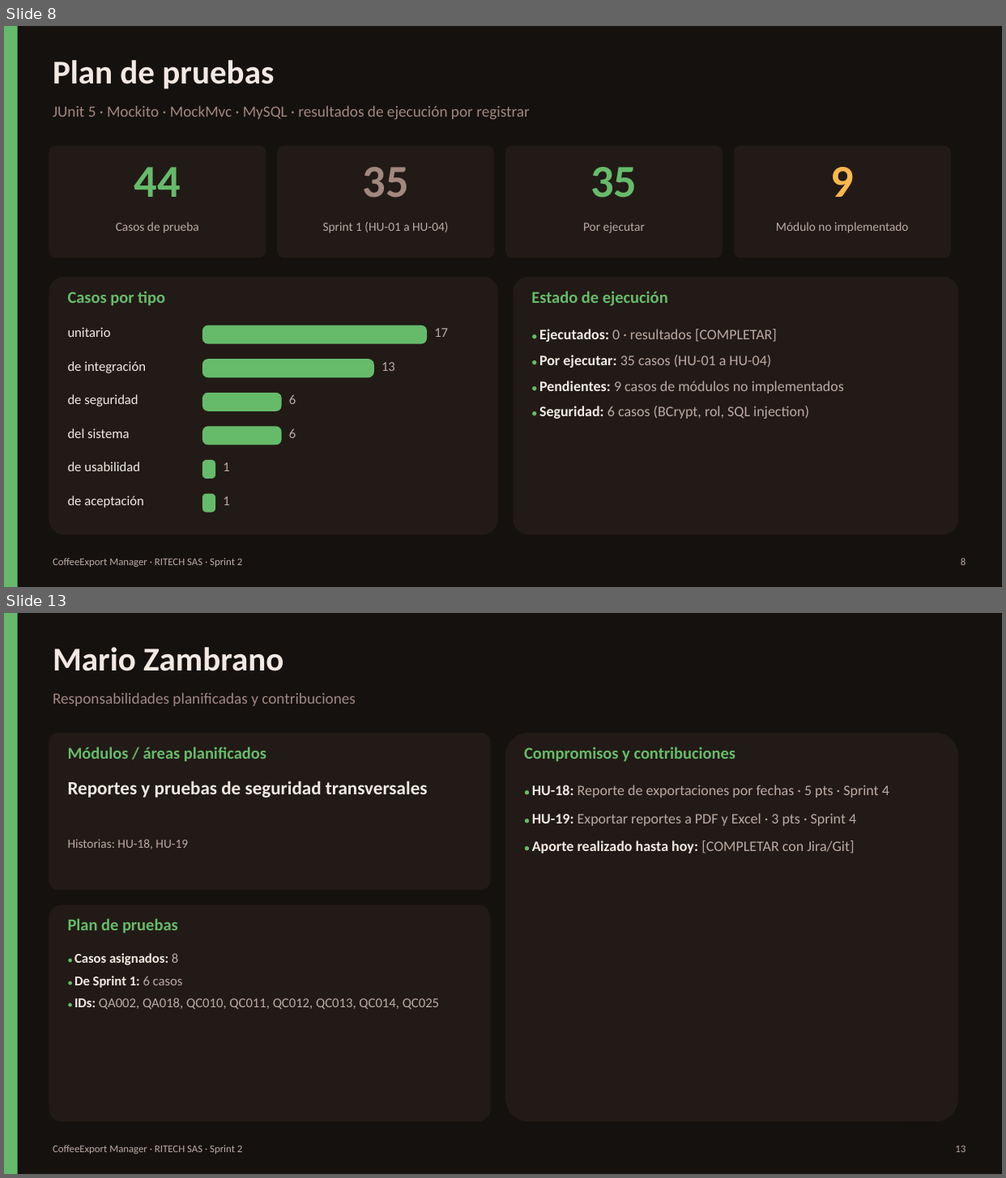
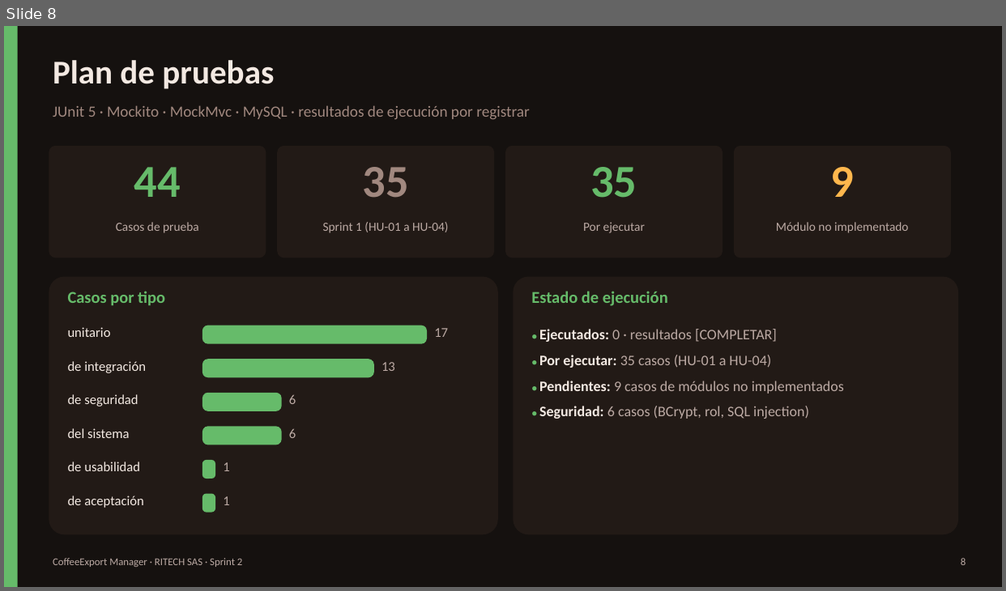
Before and after one commit to brayanckr/Proyecto-Calidad-de-software, a slide deck: docs/sprint2/CoffeeExport_Manager_Sprint2.pptx. Shown one above the other, each under a label of ours: slides 8 and 13 before the commit, slide 8 after it; the slides between them are not shown. The pictures are 1006x1178 and 1006x591 pixels, drawn with LibreOffice and Linux fonts; fonts in the diff are those of the drawing. Boxes give left, top, right and bottom in pixels: in the first picture for what was removed or moved away, otherwise in the second. Text is boxed around its words. In the diff, an @@ line names an element or a change of style, - is before the commit and + after.

Commit message:
Presentación: eliminar diapositivas individuales con marcadores pendientes
Se quitan las 5 diapositivas por integrante (pendientes de sus aportes
reales). La presentación queda en 10 diapositivas.

```diff
--- a/docs/sprint2/CoffeeExport_Manager_Sprint2.pptx
+++ b/docs/sprint2/CoffeeExport_Manager_Sprint2.pptx
@@ slide 13 removed at [4, 613, 1002, 1174], background #15110F @@
@@ rectangle removed at [4, 613, 18, 1174] @@
@@ text removed at [53, 647, 283, 671] @@
-Mario Zambrano
@@ text removed at [53, 692, 356, 706] @@
-Responsabilidades planificadas y contribuciones
@@ rounded rectangle removed at [49, 733, 491, 890] @@
@@ rounded rectangle removed at [505, 733, 958, 1122] @@
@@ text removed at [68, 747, 266, 761] @@
-Módulos / áreas planificados
@@ text removed at [524, 747, 736, 761] @@
-Compromisos y contribuciones
@@ text removed at [68, 781, 428, 798] @@
-Reportes y pruebas de seguridad transversales
@@ text removed at [532, 785, 889, 854] @@
-● HU-18: Reporte de exportaciones por fechas · 5 pts · Sprint 4
-● HU-19: Exportar reportes a PDF y Excel · 3 pts · Sprint 4
-● Aporte realizado hasta hoy: [COMPLETAR con Jira/Git]
@@ text removed at [68, 839, 188, 850] @@
-Historias: HU-18, HU-19
@@ rounded rectangle removed at [49, 905, 491, 1122] @@
@@ text removed at [68, 918, 178, 933] @@
-Plan de pruebas
@@ text removed at [74, 953, 439, 1009] @@
-● Casos asignados: 8
-● De Sprint 1: 6 casos
-● IDs: QA002, QA018, QC010, QC011, QC012, QC013, QC014, QC025
@@ text removed at [53, 1145, 242, 1154] @@
-CoffeeExport Manager · RITECH SAS · Sprint 2
@@ text removed at [955, 1145, 965, 1152] @@
-13
```
Also in this commit, not shown: 2 slides changed, 4 other slides removed.
